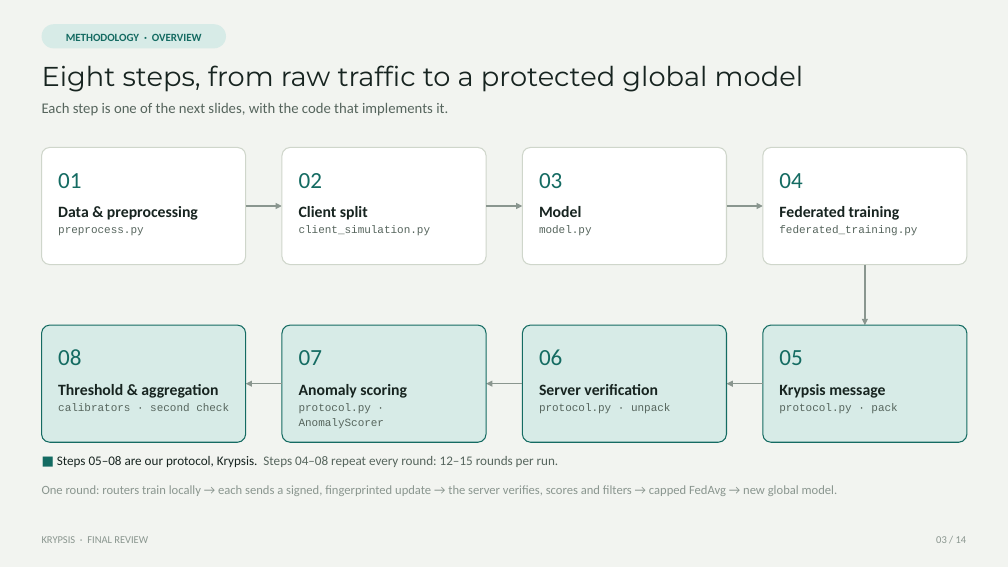
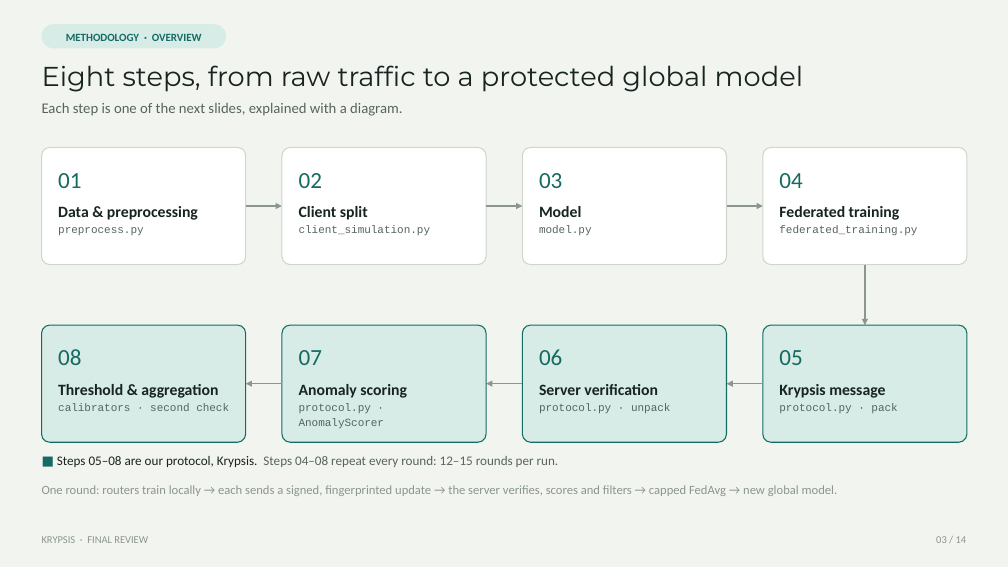
Before and after one commit to Vinudharshini18/Krypsis-A-network-intrusion-detection-system, a slide deck: slide 3 of presentation/Krypsis_Final_Review.pptx. Drawn at 1008x567 pixels with LibreOffice and Linux fonts; fonts in the diff are those of the drawing. Boxes give left, top, right and bottom in pixels: in the first picture for what was removed or moved away, otherwise in the second. Text is boxed around its words. In the diff, an @@ line names an element or a change of style, - is before the commit and + after.

Commit message:
Final review deck: diagram-based methodology, less code

```diff
--- a/presentation/Krypsis_Final_Review.pptx
+++ b/presentation/Krypsis_Final_Review.pptx
@@ text at box(42, 103, 402, 116): text changed @@
-Each step is one of the next slides, with the code that implements it.
+Each step is one of the next slides, explained with a diagram.
```
Also in this commit, not shown: 3 other slides changed, 5 slides added, 5 slides removed, 1 other file.
